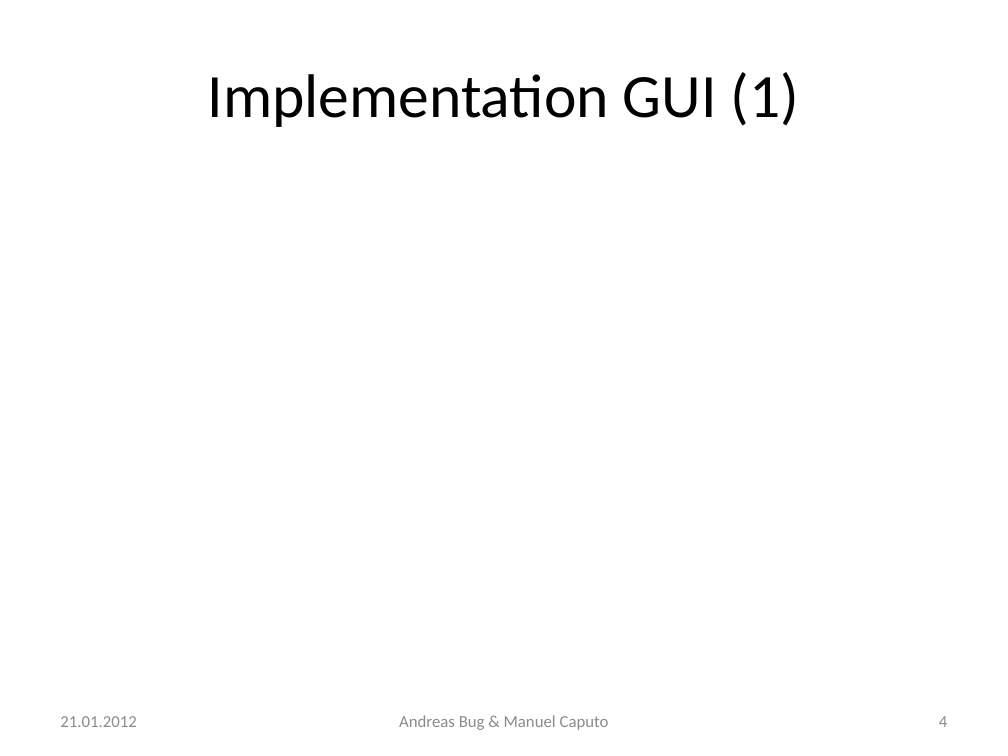
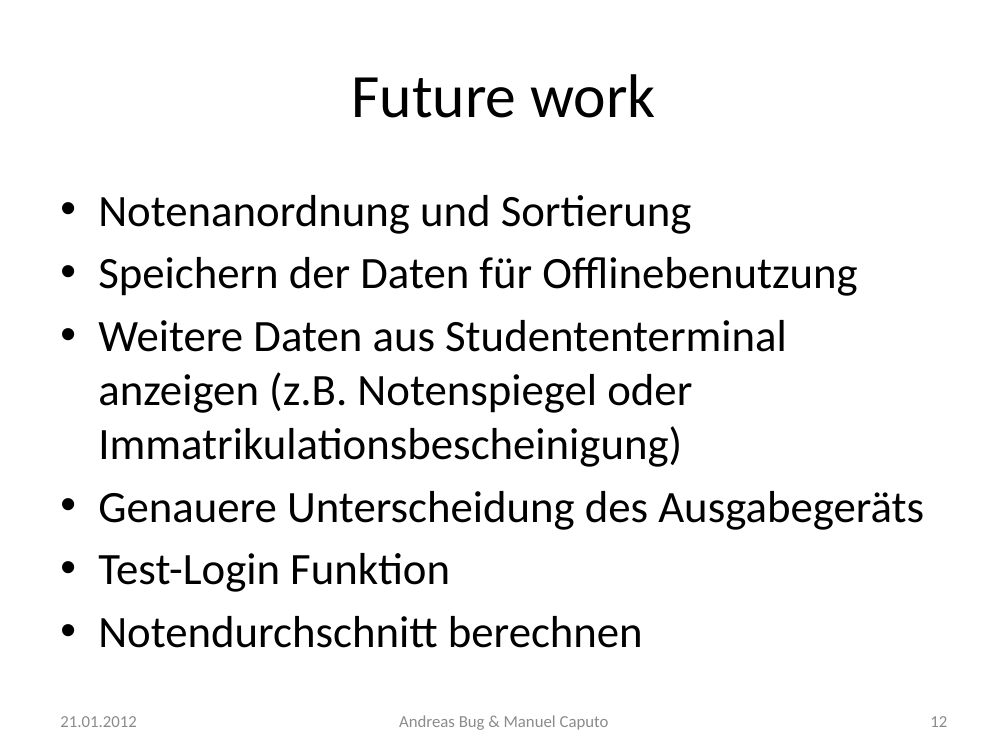
Before and after one commit to n0rf/htwg-grade-app, a slide deck: slide 12 of docs/notenapp-praesi.pptx (slide 4 before the commit). Drawn at 1008x756 pixels with LibreOffice and Linux fonts; fonts in the diff are those of the drawing. Boxes give left, top, right and bottom in pixels: in the first picture for what was removed or moved away, otherwise in the second. Text is boxed around its words. In the diff, an @@ line names an element or a change of style, - is before the commit and + after.

```diff
--- a/docs/notenapp-praesi.pptx
+++ b/docs/notenapp-praesi.pptx
@@ title at (x1=352, y1=74, x2=655, y2=118): text changed @@
-Implementation GUI (1)
+Future work
@@ text added at (x1=98, y1=195, x2=924, y2=648), 32 pt, text #000000 @@
+• Notenanordnung und Sortierung
+• Speichern der Daten für Offlinebenutzung
+• Weitere Daten aus Studententerminal anzeigen (z.B. Notenspiegel oder Immatrikulationsbescheinigung)
+• Genauere Unterscheidung des Ausgabegeräts
+• Test-Login Funktion
+• Notendurchschnitt berechnen
@@ page number at (x1=930, y1=716, x2=947, y2=727): text changed @@
-4
+12
```
Also in this commit, not shown: 2 other slides changed, 4 slides added, 2 other files.
